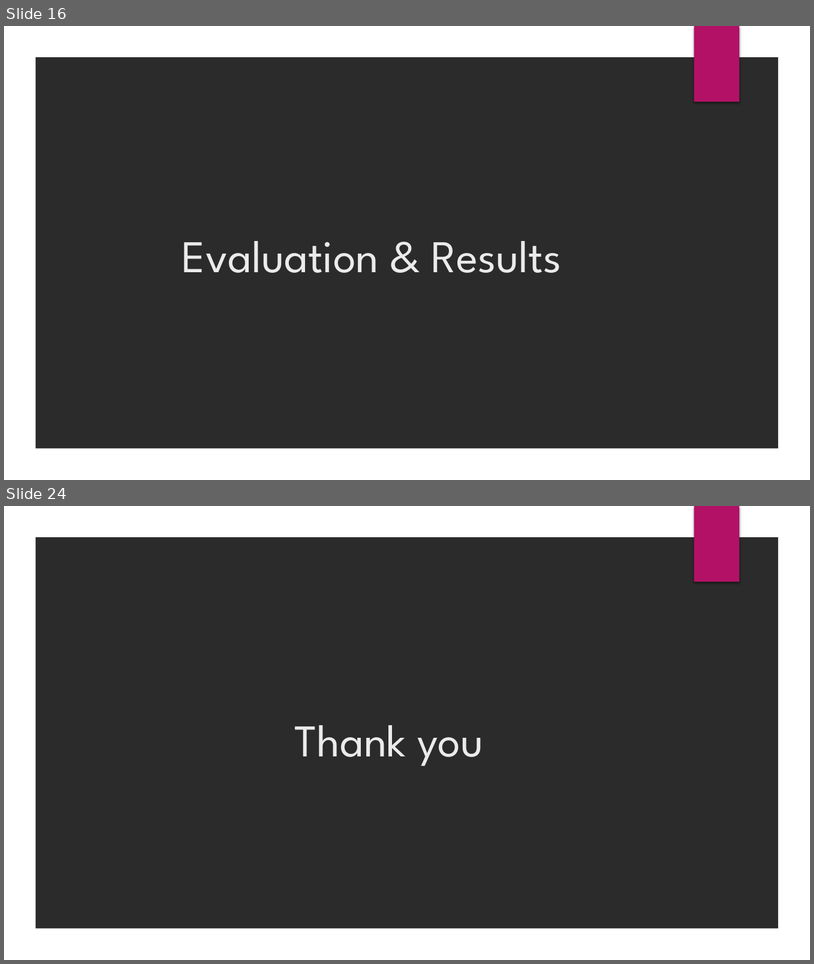
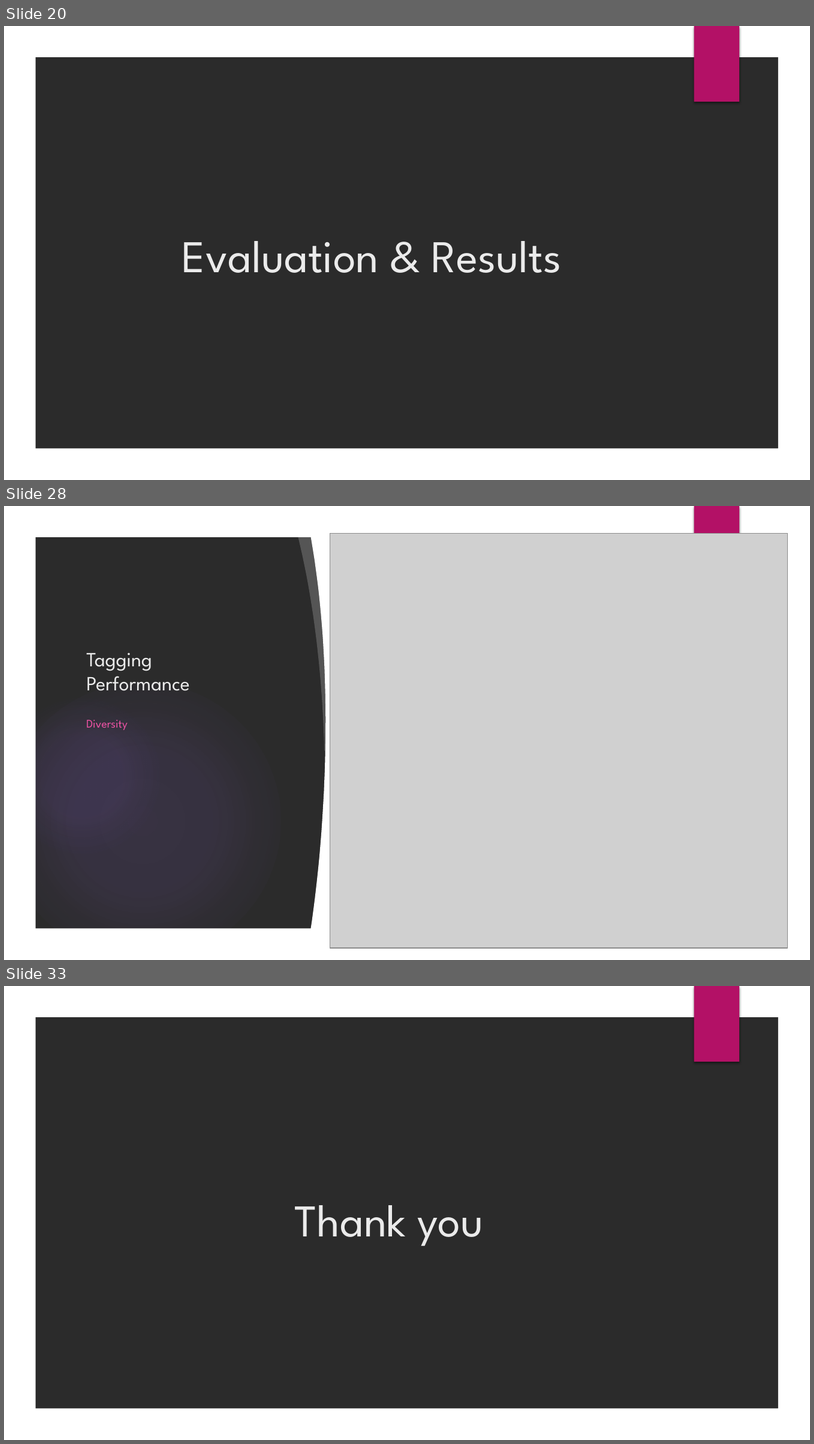
Before and after one commit to saurabhvermaaaa/Adobe-Internship, a slide deck: Internship 2016.pptx. Shown one above the other, each under a label of ours: slides 16 and 24 before the commit, slides 20, 28 and 33 after it; the slides between them are not shown. The pictures are 814x964 and 814x1444 pixels, drawn with LibreOffice and Linux fonts; fonts in the diff are those of the drawing; grey boxes stand for pictures; background and template pictures are left out; a plain dark background stands for a picture behind light text. Boxes give left, top, right and bottom in pixels: in the first picture for what was removed or moved away, otherwise in the second. Text is boxed around its words. In the diff, an @@ line names an element or a change of style, - is before the commit and + after.

```diff
--- a/Internship 2016.pptx
+++ b/Internship 2016.pptx
@@ slide 28 added at [4, 506, 810, 960], background picture (left out); not listed: 2 template elements that a slide beside it also shows @@
@@ group added at [4, 507, 783, 960]: 4 ellipses, 2 freeform shapes, 1 rectangle @@
@@ picture added at [330, 533, 789, 948] @@
@@ title added at [86, 652, 189, 691], 24 pt, text #EBEBEB @@
+Tagging Performance
@@ text added at [86, 720, 128, 730], 14 pt, text #EF53A5 @@
+Diversity
@@ what was slide 16 is now slide 20 @@
@@ what was slide 24 is now slide 33 @@
```
Also in this commit, not shown: 5 slides changed, 14 other slides added, 6 slides removed, 9 other files.
